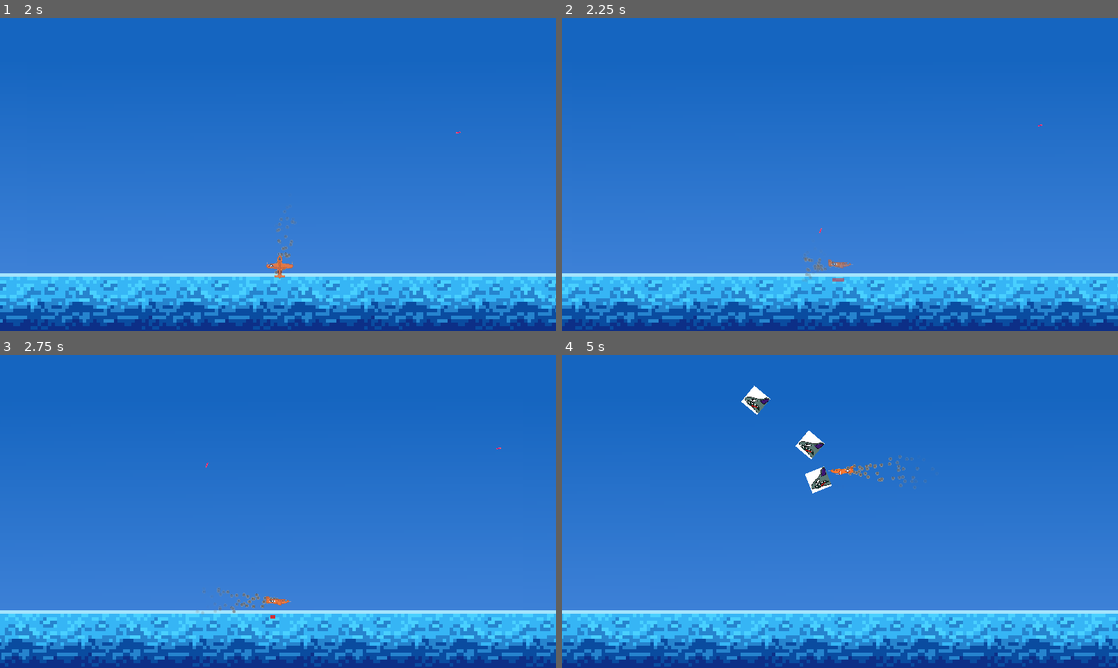
Above: before the commit, frames 1-4 (two rows, left to right).
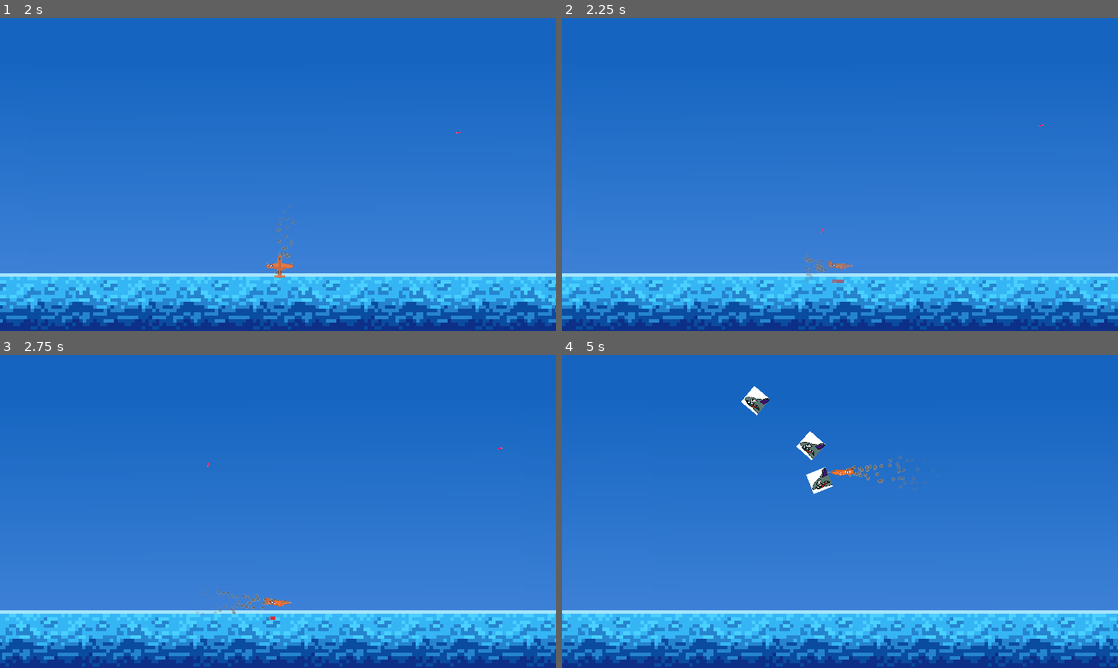
Above: after the commit, the same moments.

Repository: NOTsyrup/Plane-Game
Game: Godot game, scene res://TEMPSCENE.tscn
Same seed, same stepped clock (60 frames per second), same inputs: the game is played once before the commit and once after it. Before the commit the project has no main scene; this scene is started directly in both runs.
Inputs (mouse positions are in pixels of both pictures, inside the frame that each line leads up to):
- Up to frame 1 (2 s): move the mouse to (400, 158) at 0.52 s; hold D (player_right) 0.53-1.28 s; hold Space (shoot) 0.53-1.28 s; move the mouse to (166, 190) at 1.27 s; hold S (player_down) from 1.28 s (still down); tap Space (shoot) at 1.35 s
- Up to frame 2 (2.25 s): move the mouse to (895, 105) at 2.02 s; release S (player_down) at 2.03 s; hold D (player_right) from 2.03 s (still down); hold Space (shoot) from 2.03 s (still down)
- Up to frame 3 (2.75 s): keep holding D (player_right); keep holding Space (shoot)
- Up to frame 4 (5 s): move the mouse to (812, 574) at 2.77 s; release D (player_right) at 2.78 s; release Space (shoot) at 2.78 s; hold W (player_up) 2.78-3.53 s; tap Space (shoot) at 2.85, 4.35 s; move the mouse to (1006, 558) at 3.52 s; hold Space (shoot) 3.53-4.28 s; hold A (player_left) from 3.53 s (still down); move the mouse to (673, 464) at 4.27 s

Frame 1 is identical in both runs. In frame 2, 1.5% of the frame differs, in the area x 0-100%, y 34-100%; in frame 3, 1.6%; in frame 4, 1.9%, in the area x 0-100%, y 9-100%.

Commit message:
Fix player stops moving
Fix player stops moving when it hits the top of the screen or water at a 45 degree angle

Diff:
--- a/Player/BasePlane.gd
+++ b/Player/BasePlane.gd
@@ -32,11 +32,13 @@
 	#Check if in water
 	if position.y > 575:
 		velocity.y = -1
+		velocity.x = 0
 		take_damage(1)
 
 	#Check if almost above screen
 	if position.y < 10:
 		velocity.y = 1
+		velocity.x = 0
 
 	#normalize velocity to avoid faster movement towards corners
 	velocity = velocity.normalized() * PLANE_SPEED
--- a/project.godot
+++ b/project.godot
@@ -11,6 +11,7 @@
 [application]
 
 config/name="Plane Game"
+run/main_scene="res://TEMPSCENE.tscn"
 
 [display]
 
